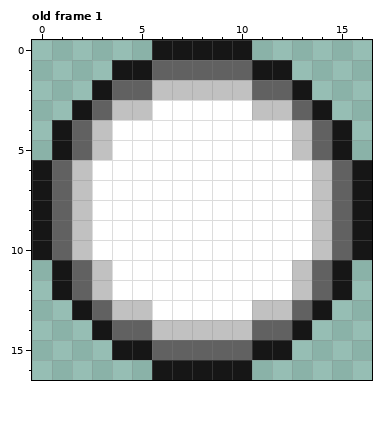
Two versions of one pixel-art file, Assets/img/ball.ase. The first picture shows the starting point.
17x17 pixels, 1 frame. Colours within 5 levels of each other are drawn and written as one. Shown: old frame 1. The commit also changed other frames, which this record leaves out.
New version:
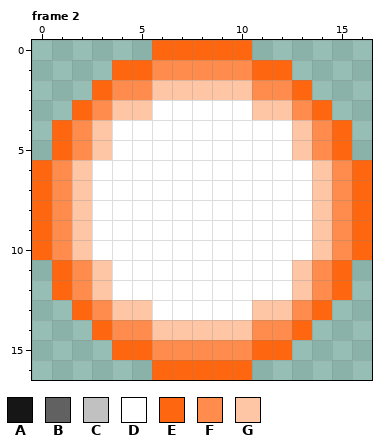
Palette (. is transparent): A #161616  B #616161  C #c1c1c1  D #ffffff  E #ff6610  F #ff8c4c  G #ffc6a6
A new or re-ordered frame is compared with the old frame closest to it.
The exact change:
frames 1 -> 14
layer "ball_o" added
layer "Layer 1" removed
Frame 2 is new; against old frame 1, layer "ball_o":
Colour A gives way to colour E in row 0 at x 6 to 10; in row 1 at x 4 to 5 and 11 to 12; in row 2 at x 3 and 13; in row 3 at x 2 and 14; in rows 4 to 5 at x 1 and 15; in rows 6 to 10 at x 0 and 16.
Colour A gives way to colour E in rows 11 to 12 at x 1 and 15; in row 13 at x 2 and 14; in row 14 at x 3 and 13; in row 15 at x 4 to 5 and 11 to 12; in row 16 at x 6 to 10.
Colour B gives way to colour F in row 1 at x 6 to 10; in row 2 at x 4 to 5 and 11 to 12; in row 3 at x 3 and 13; in rows 4 to 5 at x 2 and 14; in rows 6 to 10 at x 1 and 15; in rows 11 to 12 at x 2 and 14.
Colour B gives way to colour F in row 13 at x 3 and 13; in row 14 at x 4 to 5 and 11 to 12; in row 15 at x 6 to 10.
Colour C gives way to colour G in row 2 at x 6 to 10; in row 3 at x 4 to 5 and 11 to 12; in rows 4 to 5 at x 3 and 13; in rows 6 to 10 at x 2 and 14; in rows 11 to 12 at x 3 and 13; in row 13 at x 4 to 5 and 11 to 12.
Colour C gives way to colour G in row 14 at x 6 to 10.
Pixel boxes of the changes (left, top, right, bottom) in both pictures:
changed: (32, 40, 372, 380)
